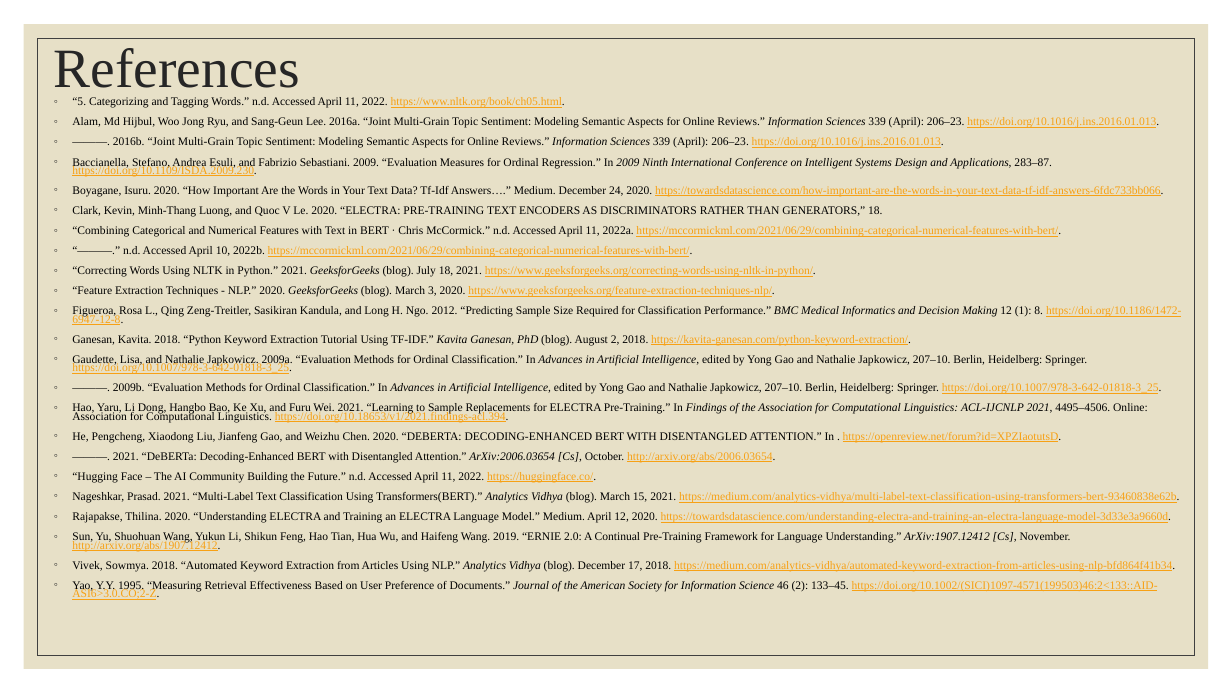
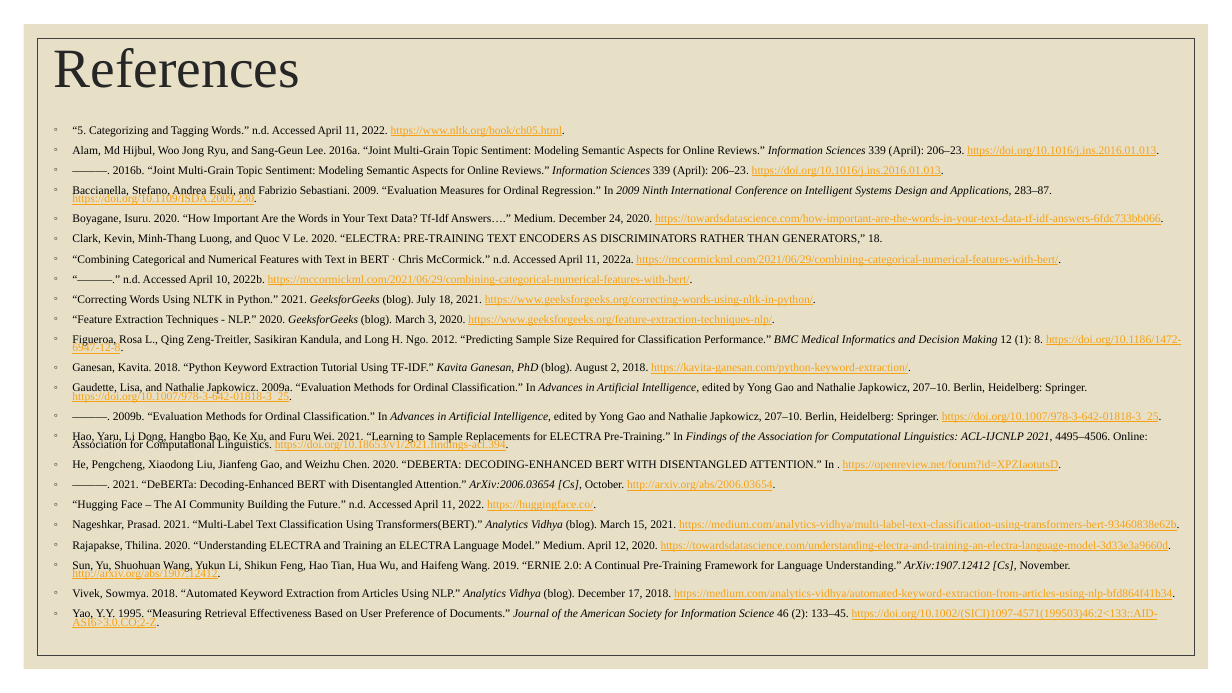
Before and after one commit to m-mcdougall/Capstone-DATS6501, a slide deck: slide 35 of Capstone Presentation.pptx (slide 38 before the commit). Drawn at 1232x693 pixels with LibreOffice and Linux fonts; fonts in the diff are those of the drawing. Boxes give left, top, right and bottom in pixels: in the first picture for what was removed or moved away, otherwise in the second. Text is boxed around its words. In the diff, an @@ line names an element or a change of style, - is before the commit and + after.

```diff
--- a/Capstone Presentation.pptx
+++ b/Capstone Presentation.pptx
@@ text "“5. Categorizing and Tagging Words.” ...": place and size @@
-text "“5. Categorizing and Tagging Words.” ..." at box(72, 97, 1181, 600)
+text "“5. Categorizing and Tagging Words.” ..." at box(72, 126, 1181, 628)
```
Also in this commit, not shown: 4 other slides changed, 2 slides removed, 4 other files.
